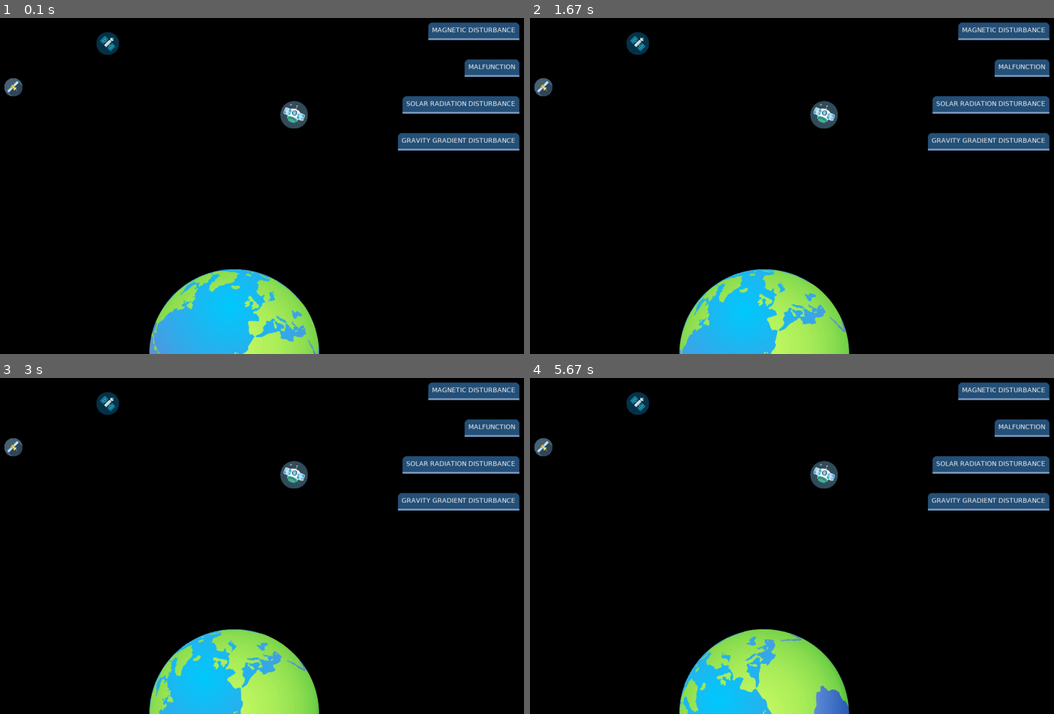
Above: before the commit, frames 1-4 (two rows, left to right).
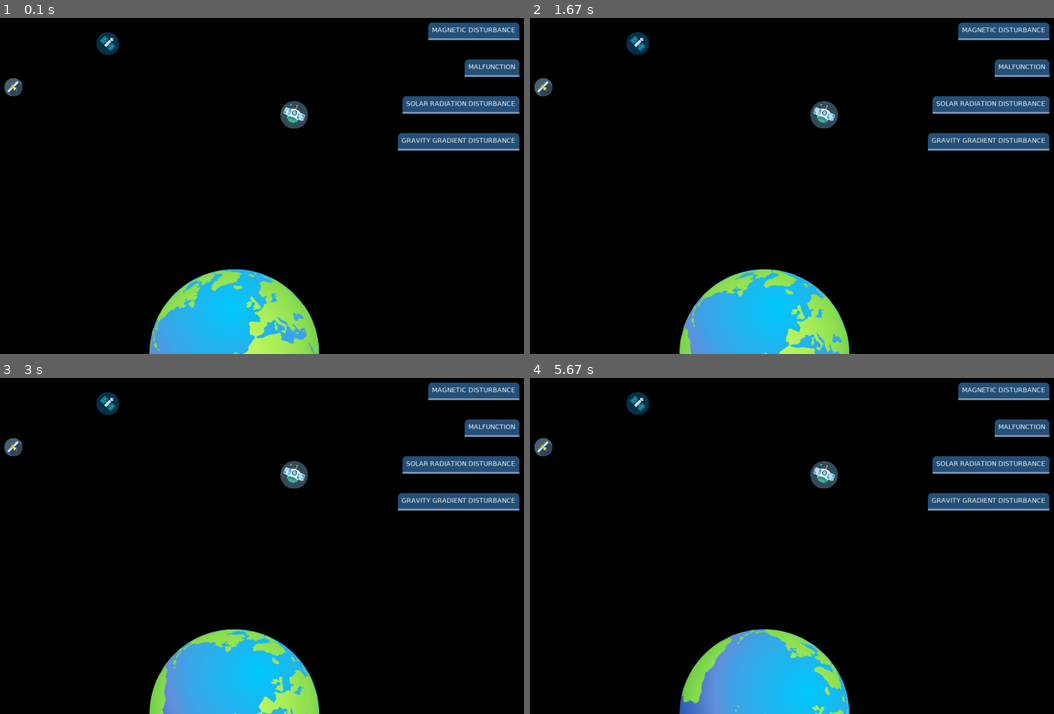
Above: after the commit, the same moments.

Repository: WesselOost/SatelliteSimulation2D
Game: pygame game, started from SatelliteSimulation/main.py
The game is run twice, just before and just after one commit, with the same random seed, the same clock (stepped at 60 frames per second) and the same inputs.
Inputs (mouse positions are in pixels of both pictures, inside the frame that each line leads up to):
- Up to frame 1 (0.1 s): no input
- Up to frame 2 (1.67 s): no input
- Up to frame 3 (3 s): no input
- Up to frame 4 (5.67 s): click (996, 498) at 4.88 s; click (902, 465) at 5.22 s; click (577, 458) at 5.55 s

The runs differ from the first frame. In frame 1, 0.9% of the frame differs, in the area x 28-61%, y 74-100%; in frame 2, 3.3%; in frame 3, 4.4%; in frame 4, 5.4%.

Commit message:
change earth rotation direction + refactor button name + division fix

Diff:
--- a/SatelliteSimulation/view.py
+++ b/SatelliteSimulation/view.py
@@ -14,7 +14,7 @@
 import os
 
 from model import Satellite
-from pycharm_button import Button
+from pygame_button import Button
 
 # =========================================================================== #
 #  SECTION: Global definitions
@@ -113,10 +113,10 @@
         pygame.quit()
 
     def rotate_and_draw_earth(self):
-        self.__earth_img_angle += 0.2
+        self.__earth_img_angle -= 0.2
         earth_img_rotated = pygame.transform.rotozoom(EARTH_IMG, self.__earth_img_angle, EARTH_SCALE)
-        image_position = (self.__surface.get_width() - earth_img_rotated.get_width()) / 2, \
-                         self.__surface.get_height() - earth_img_rotated.get_height() / 2
+        image_position = (self.__surface.get_width() - earth_img_rotated.get_width()) // 2, \
+                         self.__surface.get_height() - earth_img_rotated.get_height() // 2
         self.__surface.blit(earth_img_rotated, image_position)
 
     def __draw_satellite(self, satellite: Satellite):
Renamed: SatelliteSimulation/pycharm_button.py -> SatelliteSimulation/pygame_button.py
